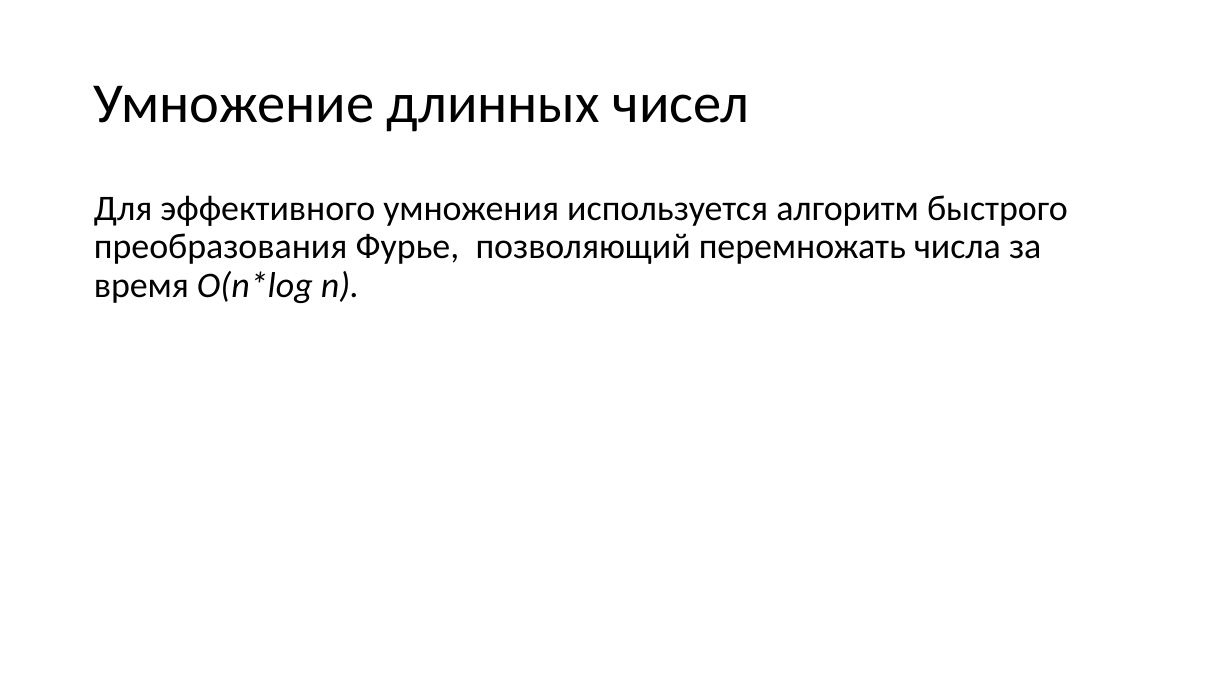
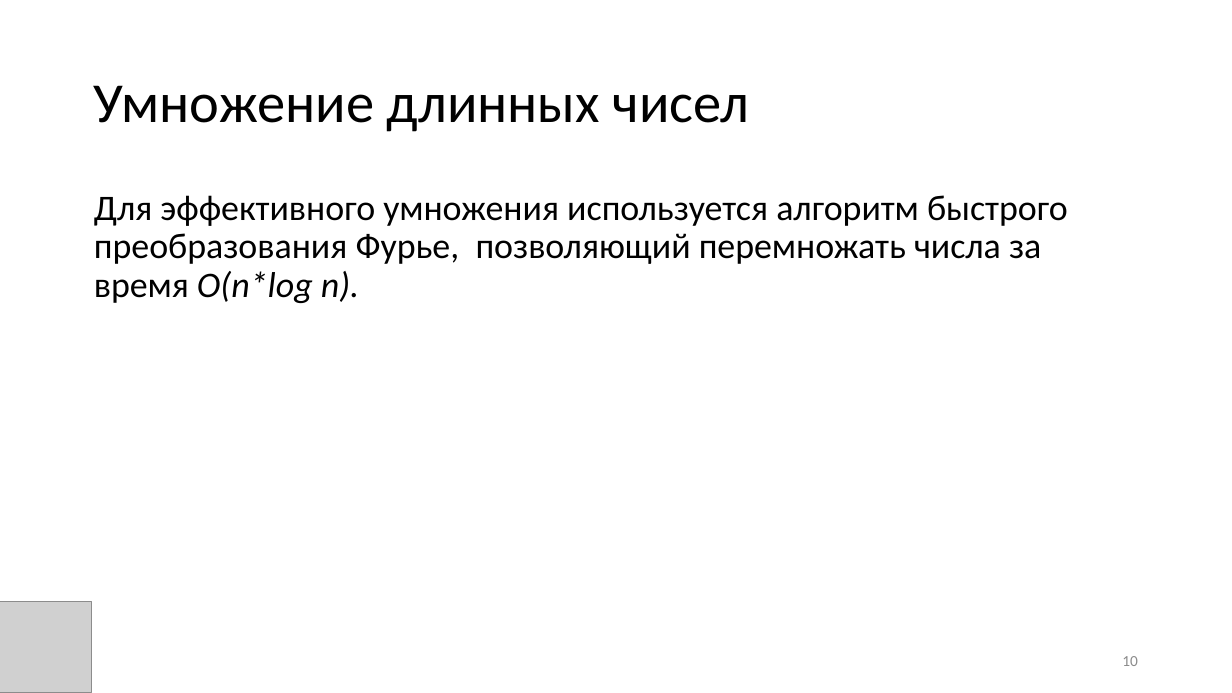
Before and after one commit to candyliving/fefu_long_arithmetic, a slide deck: slide 10 of Эффективная длинная арифметика.pptx. Drawn at 1232x693 pixels with LibreOffice and Linux fonts; fonts in the diff are those of the drawing; grey boxes stand for pictures. Boxes give left, top, right and bottom in pixels: in the first picture for what was removed or moved away, otherwise in the second. Text is boxed around its words. In the diff, an @@ line names an element or a change of style, - is before the commit and + after.

```diff
--- a/Эффективная длинная арифметика.pptx
+++ b/Эффективная длинная арифметика.pptx
@@ picture added at [0, 602, 91, 693] @@
@@ page number added at [1122, 656, 1138, 666], 12 pt, text #8C8C8C @@
+10
```
Also in this commit, not shown: 10 other slides changed.
